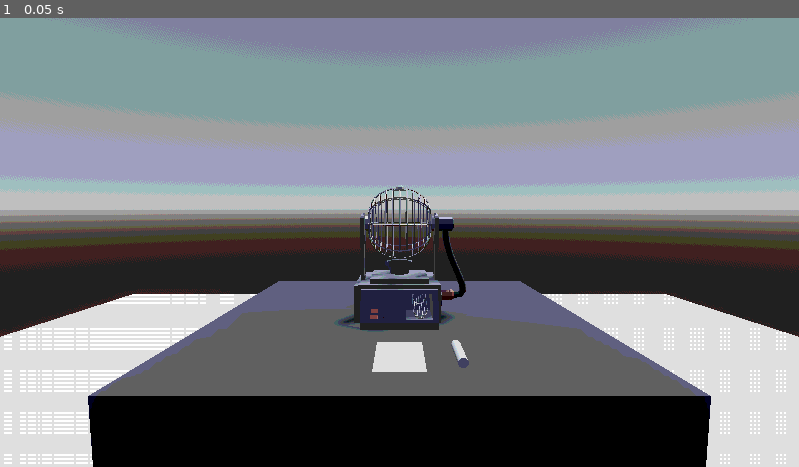
Above: before the commit, frame 1.
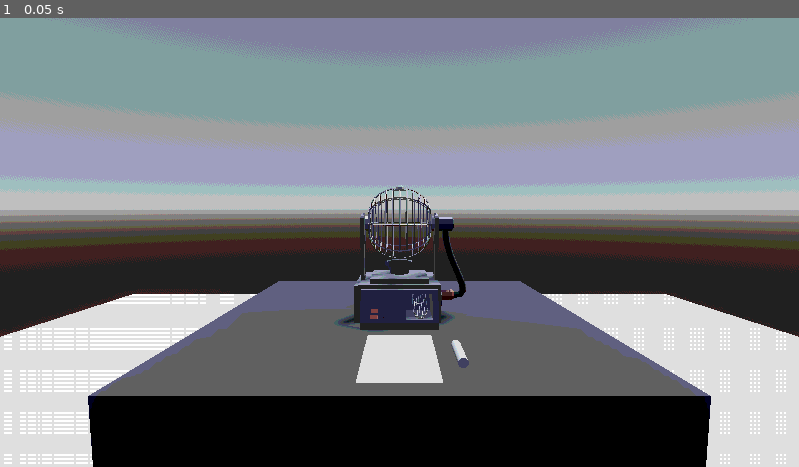
Above: after the commit, the same moment.

Repository: noahpete/bingo
Game: Godot game, scene res://scenes/main/main.tscn
Same seed, same stepped clock (60 frames per second), same inputs: the game is played once before the commit and once after it.
Inputs:
- Up to frame 1 (0.05 s): no input

The runs differ from the first frame. In frame 1, 0.6% of the frame differs, in the area x 44-56%, y 70-82%.

Commit message:
Marker following mouse in Marking state

Diff:
--- a/scenes/level/level.tscn
+++ b/scenes/level/level.tscn
@@ -26,6 +26,9 @@
 [sub_resource type="BoxMesh" id="BoxMesh_5w3ol"]
 material = SubResource("StandardMaterial3D_5evby")
 
+[sub_resource type="ConcavePolygonShape3D" id="ConcavePolygonShape3D_cycm7"]
+data = PackedVector3Array(-0.5, 0.5, 0.5, 0.5, 0.5, 0.5, -0.5, -0.5, 0.5, 0.5, 0.5, 0.5, 0.5, -0.5, 0.5, -0.5, -0.5, 0.5, 0.5, 0.5, -0.5, -0.5, 0.5, -0.5, 0.5, -0.5, -0.5, -0.5, 0.5, -0.5, -0.5, -0.5, -0.5, 0.5, -0.5, -0.5, 0.5, 0.5, 0.5, 0.5, 0.5, -0.5, 0.5, -0.5, 0.5, 0.5, 0.5, -0.5, 0.5, -0.5, -0.5, 0.5, -0.5, 0.5, -0.5, 0.5, -0.5, -0.5, 0.5, 0.5, -0.5, -0.5, -0.5, -0.5, 0.5, 0.5, -0.5, -0.5, 0.5, -0.5, -0.5, -0.5, 0.5, 0.5, 0.5, -0.5, 0.5, 0.5, 0.5, 0.5, -0.5, -0.5, 0.5, 0.5, -0.5, 0.5, -0.5, 0.5, 0.5, -0.5, -0.5, -0.5, 0.5, 0.5, -0.5, 0.5, -0.5, -0.5, -0.5, 0.5, -0.5, 0.5, 0.5, -0.5, -0.5, -0.5, -0.5, -0.5)
+
 [node name="Level" type="Node3D"]
 
 [node name="WorldEnvironment" type="WorldEnvironment" parent="."]
@@ -40,3 +43,8 @@
 
 [node name="Table" type="MeshInstance3D" parent="."]
 mesh = SubResource("BoxMesh_5w3ol")
+
+[node name="StaticBody3D" type="StaticBody3D" parent="Table"]
+
+[node name="CollisionShape3D" type="CollisionShape3D" parent="Table/StaticBody3D"]
+shape = SubResource("ConcavePolygonShape3D_cycm7")
--- a/scenes/main/main.tscn
+++ b/scenes/main/main.tscn
@@ -7,14 +7,120 @@
 [ext_resource type="PackedScene" uid="uid://cica17kyvab1x" path="res://scenes/bingo_machine/bingo_machine.tscn" id="3_t17rl"]
 [ext_resource type="PackedScene" uid="uid://q0vg05xchrml" path="res://scenes/post_processing.tscn" id="4_hvjgh"]
 [ext_resource type="Script" path="res://scripts/states/wait.gd" id="4_nq7ej"]
-[ext_resource type="Script" path="res://scripts/states/mark_board.gd" id="5_a3l7h"]
+[ext_resource type="Script" path="res://scripts/states/marking.gd" id="5_a3l7h"]
 [ext_resource type="Script" path="res://scripts/input_manager.gd" id="6_1yex1"]
 [ext_resource type="Script" path="res://scenes/marker/marker.gd" id="10_06j0r"]
 
+[sub_resource type="Animation" id="Animation_5xecm"]
+length = 0.001
+tracks/0/type = "value"
+tracks/0/imported = false
+tracks/0/enabled = true
+tracks/0/path = NodePath("Camera3D:position")
+tracks/0/interp = 1
+tracks/0/loop_wrap = true
+tracks/0/keys = {
+"times": PackedFloat32Array(0),
+"transitions": PackedFloat32Array(1),
+"update": 0,
+"values": [Vector3(0, 0.8, 1.1)]
+}
+tracks/1/type = "value"
+tracks/1/imported = false
+tracks/1/enabled = true
+tracks/1/path = NodePath("Camera3D:rotation")
+tracks/1/interp = 1
+tracks/1/loop_wrap = true
+tracks/1/keys = {
+"times": PackedFloat32Array(0),
+"transitions": PackedFloat32Array(1),
+"update": 0,
+"values": [Vector3(-0.0872664, 0, 0)]
+}
+tracks/2/type = "value"
+tracks/2/imported = false
+tracks/2/enabled = true
+tracks/2/path = NodePath("Camera3D:fov")
+tracks/2/interp = 1
+tracks/2/loop_wrap = true
+tracks/2/keys = {
+"times": PackedFloat32Array(0),
+"transitions": PackedFloat32Array(1),
+"update": 0,
+"values": [60.0]
+}
+tracks/3/type = "value"
+tracks/3/imported = false
+tracks/3/enabled = true
+tracks/3/path = NodePath("Entities/Items/Marker:rotation")
+tracks/3/interp = 1
+tracks/3/loop_wrap = true
+tracks/3/keys = {
+"times": PackedFloat32Array(0),
+"transitions": PackedFloat32Array(1),
+"update": 0,
+"values": [Vector3(-1.5708, 0, 0)]
+}
+
+[sub_resource type="Animation" id="Animation_anqvq"]
+resource_name = "idle_to_marking"
+tracks/0/type = "value"
+tracks/0/imported = false
+tracks/0/enabled = true
+tracks/0/path = NodePath("Camera3D:position")
+tracks/0/interp = 1
+tracks/0/loop_wrap = true
+tracks/0/keys = {
+"times": PackedFloat32Array(0, 0.366667),
+"transitions": PackedFloat32Array(1, 1),
+"update": 0,
+"values": [Vector3(0, 0.8, 1.1), Vector3(0, 0.8, 0.618685)]
+}
+tracks/1/type = "value"
+tracks/1/imported = false
+tracks/1/enabled = true
+tracks/1/path = NodePath("Camera3D:rotation")
+tracks/1/interp = 1
+tracks/1/loop_wrap = true
+tracks/1/keys = {
+"times": PackedFloat32Array(0, 0.366667),
+"transitions": PackedFloat32Array(1, 1),
+"update": 0,
+"values": [Vector3(-0.0872664, 0, 0), Vector3(-0.741451, 0, 0)]
+}
+tracks/2/type = "value"
+tracks/2/imported = false
+tracks/2/enabled = true
+tracks/2/path = NodePath("Camera3D:fov")
+tracks/2/interp = 1
+tracks/2/loop_wrap = true
+tracks/2/keys = {
+"times": PackedFloat32Array(0, 0.366667),
+"transitions": PackedFloat32Array(1, 1),
+"update": 0,
+"values": [60.0, 45.0]
+}
+tracks/3/type = "value"
+tracks/3/imported = false
+tracks/3/enabled = true
+tracks/3/path = NodePath("Entities/Items/Marker:rotation")
+tracks/3/interp = 1
+tracks/3/loop_wrap = true
+tracks/3/keys = {
+"times": PackedFloat32Array(0, 0.366667),
+"transitions": PackedFloat32Array(1, 1),
+"update": 0,
+"values": [Vector3(-1.5708, 0, 0), Vector3(-1.19209e-07, 0, 0)]
+}
+
 [sub_resource type="AnimationLibrary" id="AnimationLibrary_2cuic"]
+_data = {
+"RESET": SubResource("Animation_5xecm"),
+"idle_to_marking": SubResource("Animation_anqvq")
+}
 
 [sub_resource type="PlaneMesh" id="PlaneMesh_sg6x3"]
-size = Vector2(0.1, 0.165)
+size = Vector2(0.15, 0.25)
 
 [sub_resource type="CylinderMesh" id="CylinderMesh_m2j3m"]
 top_radius = 0.01
@@ -43,7 +149,7 @@
 [node name="Disabled" type="Node" parent="StateMachine"]
 script = ExtResource("4_nq7ej")
 
-[node name="MarkBoard" type="Node" parent="StateMachine"]
+[node name="Marking" type="Node" parent="StateMachine"]
 script = ExtResource("5_a3l7h")
 
 [node name="InputManager" type="Node" parent="."]
--- a/scripts/state_machine.gd
+++ b/scripts/state_machine.gd
@@ -4,7 +4,7 @@
 @export var current_state: State
 
 var states: Dictionary = {}
-
+var previous_state: State = null
 
 func _ready() -> void:
 	for child in get_children():
@@ -14,6 +14,7 @@
 		else:
 			push_warning("State machine contains incompatible child node [" + child.name + "]")
 	call_deferred("_on_initial_enter")
+
 
 func _process(delta: float) -> void:
 	current_state.update(delta)
@@ -38,6 +39,7 @@
 			print("Transitioning from [" + current_state.name + "] to [" + new_state.name + "]")
 			current_state.exit()
 			new_state.enter()
+			previous_state = current_state
 			current_state = new_state
 	else:
 		push_warning("State [" + new_state_name + "] does not exist")
--- a/scripts/states/idle.gd
+++ b/scripts/states/idle.gd
@@ -27,22 +27,19 @@
 func input_update(event: InputEvent) -> void:
 	if event is InputEventMouseMotion:
 		var result = input_manager.raycast()
-
 		if result and result.collider.get_parent() is Item:
 			var item = result.collider.get_parent() as Item
-
-			# Only raise the item if it's different from the currently hovered one
 			if current_hovered_item != item:
-				_reset_hovered_item()  # Lower any previously hovered item
-
-				# Store the new hovered item and its original position
+				_reset_hovered_item()
 				current_hovered_item = item
-
-				# Raise the new item
 				_hover_item(item)
 		else:
-			# Mouse is not hovering over any item, reset any previously hovered item
 			_reset_hovered_item()
+
+	elif event is InputEventMouseButton:
+		if event.pressed and event.button_index == MOUSE_BUTTON_LEFT:
+			if current_hovered_item is Marker:
+				transition.emit("Marking")
 
 
 func _hover_item(item: Item) -> void:
--- a/scripts/states/mark_board.gd
+++ /dev/null
@@ -1,2 +0,0 @@
-extends State
-class_name MarkBoardState
--- /dev/null
+++ b/scripts/states/marking.gd
@@ -0,0 +1,36 @@
+extends State
+class_name MarkingState
+
+const MARKER_RAISED_HEIGHT = 0.54
+const MARKER_TRAVEL_TIME = 0.01
+
+@onready var marker: Marker = $"../../Entities/Items/Marker"
+@onready var animation_player: AnimationPlayer = $"../../AnimationPlayer"
+@onready var input_manager: InputManager = $"../../InputManager"
+
+
+func enter() -> void:
+	animation_player.play("idle_to_marking")
+
+	# Avoid raycast from colliding with marker
+	var static_body = marker.get_node("StaticBody3D") as StaticBody3D
+	static_body.collision_layer = 0
+
+
+func exit() -> void:
+	marker.get_node("StaticBody3D").collision_layer = 1
+
+
+func update(delta: float) -> void:
+	_update_marker_position()
+
+
+func _update_marker_position() -> void:
+	var result = input_manager.raycast()
+	if not result:
+		return
+	var target_position = input_manager.raycast().position
+	print(target_position)
+	target_position.y = MARKER_RAISED_HEIGHT
+	var tween = create_tween()
+	tween.tween_property(marker, "global_transform:origin", target_position, MARKER_TRAVEL_TIME)
Not shown: 1 places in scenes/level/level.tscn that only renumber resources
Not shown: 1 places in scenes/main/main.tscn that only renumber resources
